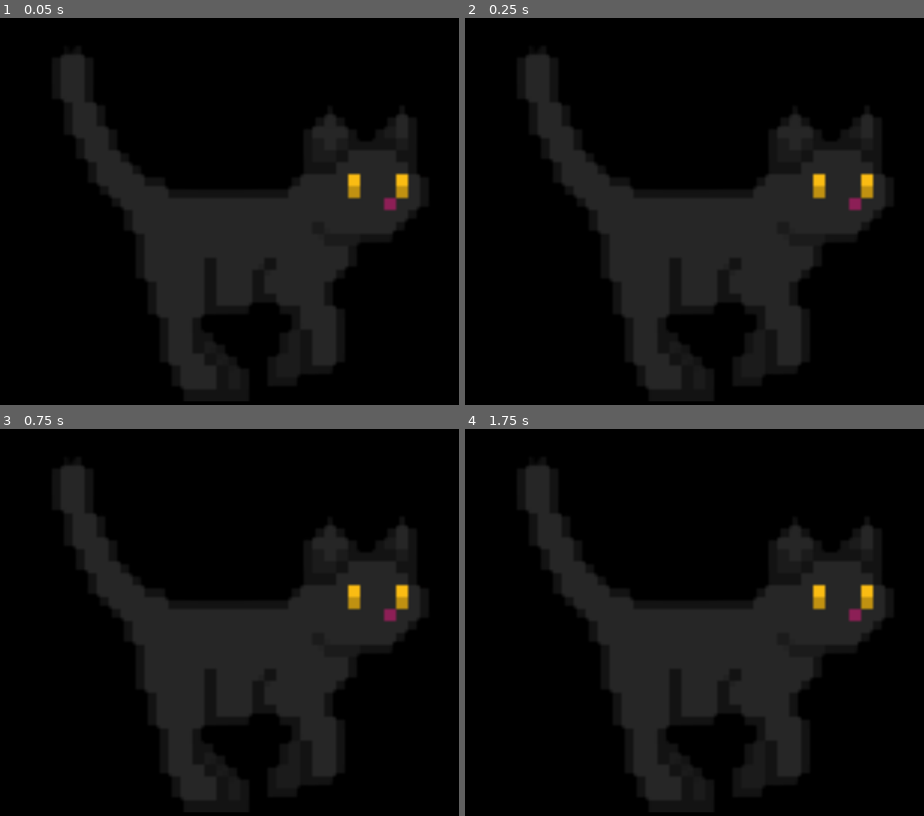
Above: before the commit, frames 1-4 (two rows, left to right).
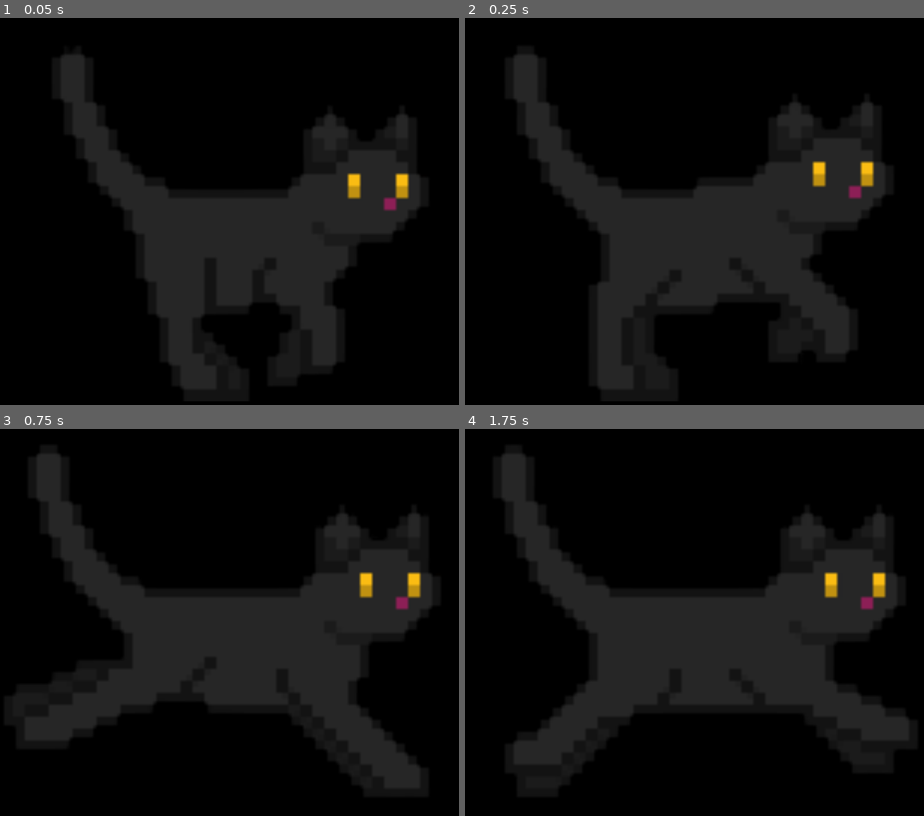
Above: after the commit, the same moments.

Repository: awesomesauce4646/virtual-pet
Game: Godot game, scene res://pet.tscn
The game is run twice, just before and just after one commit, with the same random seed, the same clock (stepped at 60 frames per second) and the same inputs.
Inputs (mouse positions are in pixels of both pictures, inside the frame that each line leads up to):
- Up to frame 1 (0.05 s): no input
- Up to frame 2 (0.25 s): no input
- Up to frame 3 (0.75 s): tap Enter at 0.5 s; move the mouse to (330, 572) at 0.52 s; hold Right from 0.53 s (still down); tap Alt at 0.6 s; click (330, 572) at 0.67 s
- Up to frame 4 (1.75 s): release Right at 1.25 s; drag from (598, 614) to (666, 684) at 1.27 s

Frame 1 is identical in both runs. In frame 2, 6.6% of the frame differs, in the area x 10-92%, y 9-97%; in frame 3, 12%; in frame 4, 12%, in the area x 7-97%, y 6-97%.

Commit message:
add drag function + fix run anim not working

Diff:
--- a/virtual-pet/pet.gd
+++ b/virtual-pet/pet.gd
@@ -8,19 +8,30 @@
 var idle_timer = 0.0
 var is_idling = false
 
+var is_dragging = false
+var drag_offset = Vector2()
+
 @onready var animated_sprite = $AnimatedSprite2D
+@onready var area = $Area2D
 
 func _ready():
 	screen_size = Vector2(DisplayServer.screen_get_size())
-	animated_sprite.play("Walk_Right")
+	animated_sprite.play("Run")
+	area.input_event.connect(_on_area_input)
 
 func _physics_process(delta: float) -> void:
+	if is_dragging:
+		var mouse_pos = Vector2(DisplayServer.mouse_get_position())
+		var new_win_pos = mouse_pos - drag_offset
+		DisplayServer.window_set_position(Vector2i(new_win_pos))
+		return
+
 	if is_idling:
 		idle_timer -= delta
 		if idle_timer <= 0:
 			is_idling = false
 			speed = 300
-			animated_sprite.play("Walk_Right")
+			animated_sprite.play("Run")
 		return
 	var window_position = Vector2(DisplayServer.window_get_position())
 	window_position += direction * speed * delta
@@ -44,3 +55,13 @@
 		if r == 0:
 			animated_sprite.play("Idle")
 			speed = 0
+
+func _on_area_input(_viewport, event, _shape_idx):
+	if event is InputEventMouseButton and event.button_index == MOUSE_BUTTON_LEFT:
+		if event.pressed:
+			is_dragging = true
+			var mouse_pos = Vector2(DisplayServer.mouse_get_position())
+			var win_pos = Vector2(DisplayServer.window_get_position())
+			drag_offset = mouse_pos - win_pos
+		else:
+			is_dragging = false
--- a/virtual-pet/pet.tscn
+++ b/virtual-pet/pet.tscn
@@ -1,56 +1,7 @@
 [gd_scene format=3 uid="uid://nubkggdluy7u"]
 
 [ext_resource type="Script" uid="uid://bm2jegvyd30wj" path="res://pet.gd" id="1_s0gbd"]
-[ext_resource type="Texture2D" uid="uid://dul3ilk5nfv2d" path="res://Black-Idle.png" id="2_s0gbd"]
 [ext_resource type="Texture2D" uid="uid://ekwhlvj1o0ab" path="res://Black-Run.png" id="3_j8hq5"]
-
-[sub_resource type="AtlasTexture" id="AtlasTexture_5bqq7"]
-atlas = ExtResource("2_s0gbd")
-region = Rect2(0, 0, 192, 192)
-
-[sub_resource type="AtlasTexture" id="AtlasTexture_qae7j"]
-atlas = ExtResource("2_s0gbd")
-region = Rect2(192, 0, 192, 192)
-
-[sub_resource type="AtlasTexture" id="AtlasTexture_uvuc8"]
-atlas = ExtResource("2_s0gbd")
-region = Rect2(384, 0, 192, 192)
-
-[sub_resource type="AtlasTexture" id="AtlasTexture_x5jns"]
-atlas = ExtResource("2_s0gbd")
-region = Rect2(576, 0, 192, 192)
-
-[sub_resource type="AtlasTexture" id="AtlasTexture_w32yi"]
-atlas = ExtResource("2_s0gbd")
-region = Rect2(768, 0, 192, 192)
-
-[sub_resource type="AtlasTexture" id="AtlasTexture_us1xf"]
-atlas = ExtResource("2_s0gbd")
-region = Rect2(960, 0, 192, 192)
-
-[sub_resource type="AtlasTexture" id="AtlasTexture_621w0"]
-atlas = ExtResource("2_s0gbd")
-region = Rect2(1152, 0, 192, 192)
-
-[sub_resource type="AtlasTexture" id="AtlasTexture_qqo4d"]
-atlas = ExtResource("2_s0gbd")
-region = Rect2(1344, 0, 192, 192)
-
-[sub_resource type="AtlasTexture" id="AtlasTexture_6e2du"]
-atlas = ExtResource("2_s0gbd")
-region = Rect2(1536, 0, 192, 192)
-
-[sub_resource type="AtlasTexture" id="AtlasTexture_phljq"]
-atlas = ExtResource("2_s0gbd")
-region = Rect2(1728, 0, 192, 192)
-
-[sub_resource type="AtlasTexture" id="AtlasTexture_dkavk"]
-atlas = ExtResource("2_s0gbd")
-region = Rect2(1920, 0, 192, 192)
-
-[sub_resource type="AtlasTexture" id="AtlasTexture_11scu"]
-atlas = ExtResource("2_s0gbd")
-region = Rect2(2112, 0, 192, 192)
 
 [sub_resource type="AtlasTexture" id="AtlasTexture_0ccft"]
 atlas = ExtResource("3_j8hq5")
@@ -78,43 +29,7 @@
 
 [sub_resource type="SpriteFrames" id="SpriteFrames_0af3v"]
 animations = [{
-"frames": [{
-"duration": 1.0,
-"texture": SubResource("AtlasTexture_5bqq7")
-}, {
-"duration": 1.0,
-"texture": SubResource("AtlasTexture_qae7j")
-}, {
-"duration": 1.0,
-"texture": SubResource("AtlasTexture_uvuc8")
-}, {
-"duration": 1.0,
-"texture": SubResource("AtlasTexture_x5jns")
-}, {
-"duration": 1.0,
-"texture": SubResource("AtlasTexture_w32yi")
-}, {
-"duration": 1.0,
-"texture": SubResource("AtlasTexture_us1xf")
-}, {
-"duration": 1.0,
-"texture": SubResource("AtlasTexture_621w0")
-}, {
-"duration": 1.0,
-"texture": SubResource("AtlasTexture_qqo4d")
-}, {
-"duration": 1.0,
-"texture": SubResource("AtlasTexture_6e2du")
-}, {
-"duration": 1.0,
-"texture": SubResource("AtlasTexture_phljq")
-}, {
-"duration": 1.0,
-"texture": SubResource("AtlasTexture_dkavk")
-}, {
-"duration": 1.0,
-"texture": SubResource("AtlasTexture_11scu")
-}],
+"frames": [],
 "loop": 1,
 "name": &"Idle",
 "speed": 5.0
@@ -152,8 +67,7 @@
 [node name="AnimatedSprite2D" type="AnimatedSprite2D" parent="." unique_id=789550521]
 position = Vector2(82, 52)
 sprite_frames = SubResource("SpriteFrames_0af3v")
-animation = &"Run"
-frame_progress = 0.98354644
+animation = &"Idle"
 
 [node name="Area2D" type="Area2D" parent="." unique_id=46219409]
 position = Vector2(-17, -49)
Binary file changed: virtual-pet/Black-Idle.png
Not shown, changed: virtual-pet/Black-Idle.png.import
